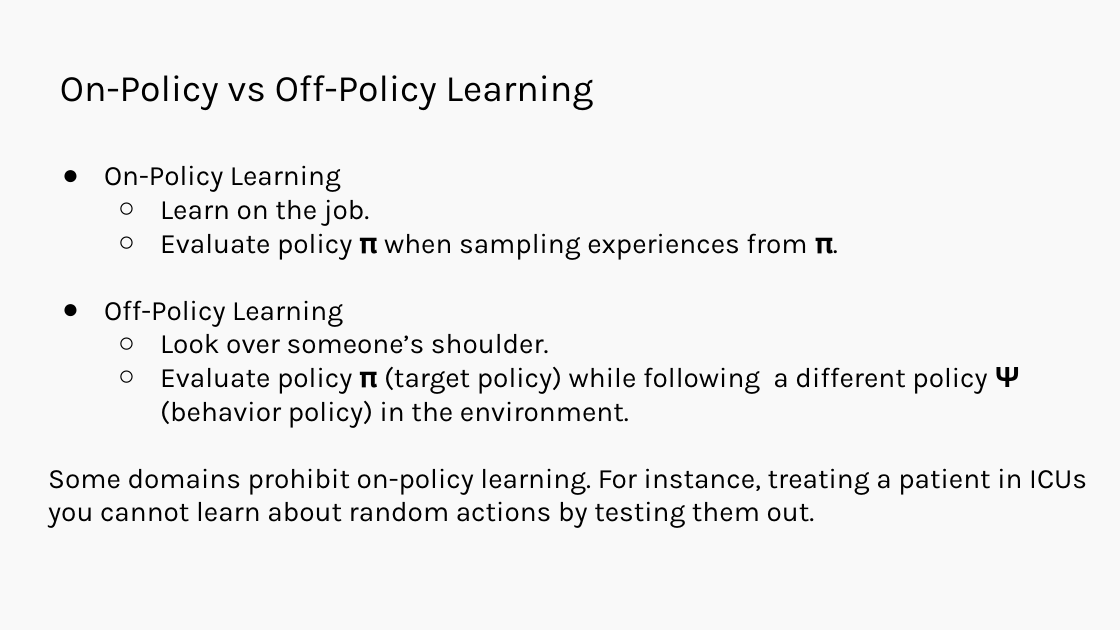
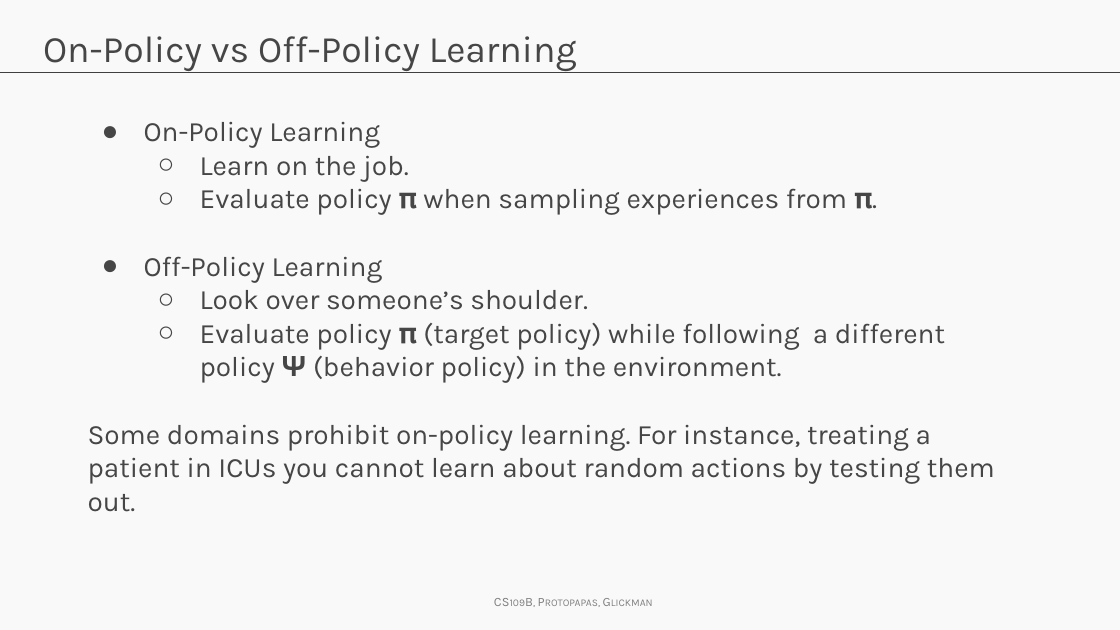
Before and after one commit to Harvard-IACS/2019-CS109B, a slide deck: slide 58 of content/lectures/lecture14/presentation/cs109b_lecture14_RL.pptx. Drawn at 1120x630 pixels with LibreOffice and Linux fonts; fonts in the diff are those of the drawing; background and template pictures are left out. Boxes give left, top, right and bottom in pixels: in the first picture for what was removed or moved away, otherwise in the second. Text is boxed around its words. In the diff, an @@ line names an element or a change of style, - is before the commit and + after.

```diff
--- a/content/lectures/lecture14/presentation/cs109b_lecture14_RL.pptx
+++ b/content/lectures/lecture14/presentation/cs109b_lecture14_RL.pptx
@@ title "On-Policy vs Off-Policy Learning": place and size @@
-title "On-Policy vs Off-Policy Learning" at bbox=[60, 75, 594, 111]
+title "On-Policy vs Off-Policy Learning" at bbox=[43, 36, 577, 71]
@@ title "On-Policy vs Off-Policy Learning" at bbox=[43, 36, 577, 71]: text colour #000000 to #464646; vertical alignment bottom to top @@
@@ line added from (0, 73) to (1120, 73), #404040 0.75 pt @@
@@ text "On-Policy Learning": place and size @@
-text "On-Policy Learning" at bbox=[48, 165, 1087, 528]
+text "On-Policy Learning" at bbox=[88, 122, 995, 512]
@@ text "On-Policy Learning" at bbox=[88, 122, 995, 512]: text colour #000000 to #464646 @@
@@ text added at bbox=[483, 588, 672, 615], 8.2 pt, text #808080, small capitals @@
+CS109B, Protopapas, Glickman
```
Also in this commit, not shown: 6 other slides changed, 2 slides added, 2 slides removed.
